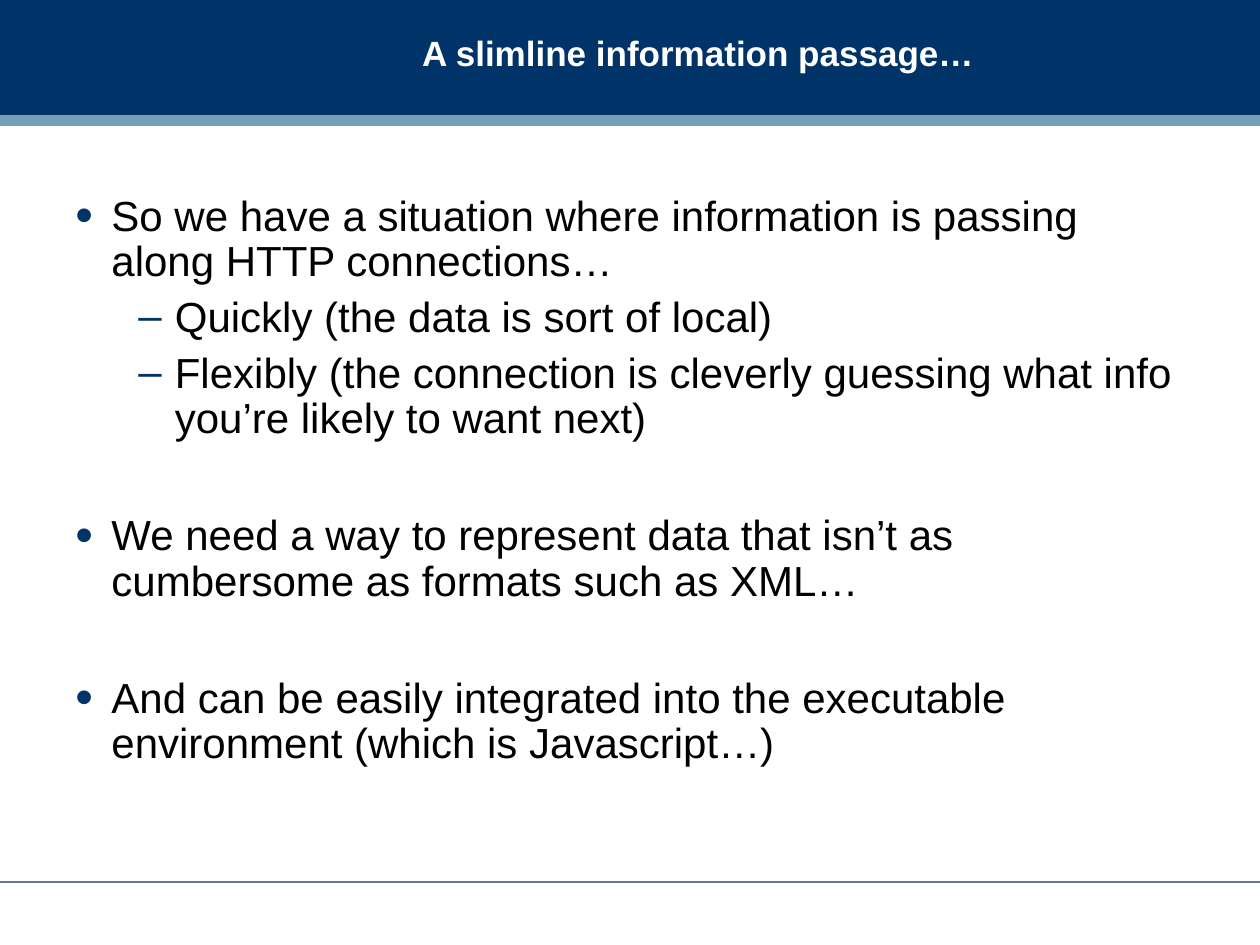
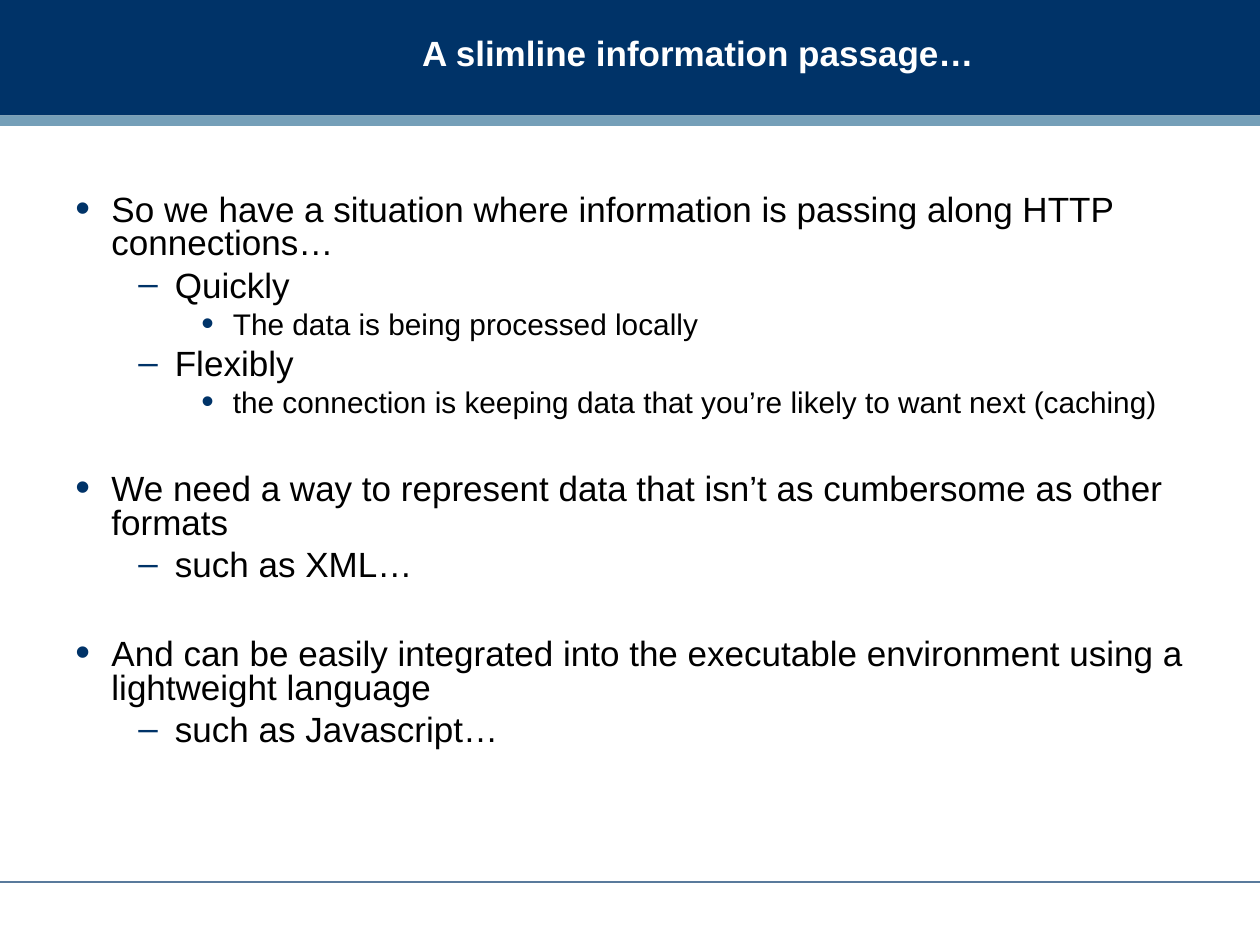
Before and after one commit to dreamind/ix, a slide deck: slide 9 of lectures/representing-data/json.ppt. Drawn at 1260x945 pixels with LibreOffice and Linux fonts; fonts in the diff are those of the drawing; background and template pictures are left out. Boxes give left, top, right and bottom in pixels: in the first picture for what was removed or moved away, otherwise in the second. Text is boxed around its words. In the diff, an @@ line names an element or a change of style, - is before the commit and + after.

```diff
--- a/lectures/representing-data/json.ppt
+++ b/lectures/representing-data/json.ppt
@@ text at (x1=111, y1=196, x2=1113, y2=256): size 24 to 20 pt in "So we have a situation where information ..."; line spacing 0.9 to 0.8; less space between paragraphs @@
@@ text at (x1=111, y1=272, x2=1182, y2=749): text changed; size 24 to 20 pt @@
-  – Quickly (the data is sort of local)
-  – Flexibly (the connection is cleverly guessing what info you’re likely to want next)
-• We need a way to represent data that isn’t as cumbersome as formats such as XML…
-• And can be easily integrated into the executable environment (which is Javascript…)
+  – Quickly
+    • The data is being processed locally
+  – Flexibly
+    • the connection is keeping data that you’re likely to want next (caching)
+• We need a way to represent data that isn’t as cumbersome as other formats
+  – such as XML…
+• And can be easily integrated into the executable environment using a lightweight language
+  – such as Javascript…
```
Also in this commit, not shown: 12 other slides changed, 2 slides added.
